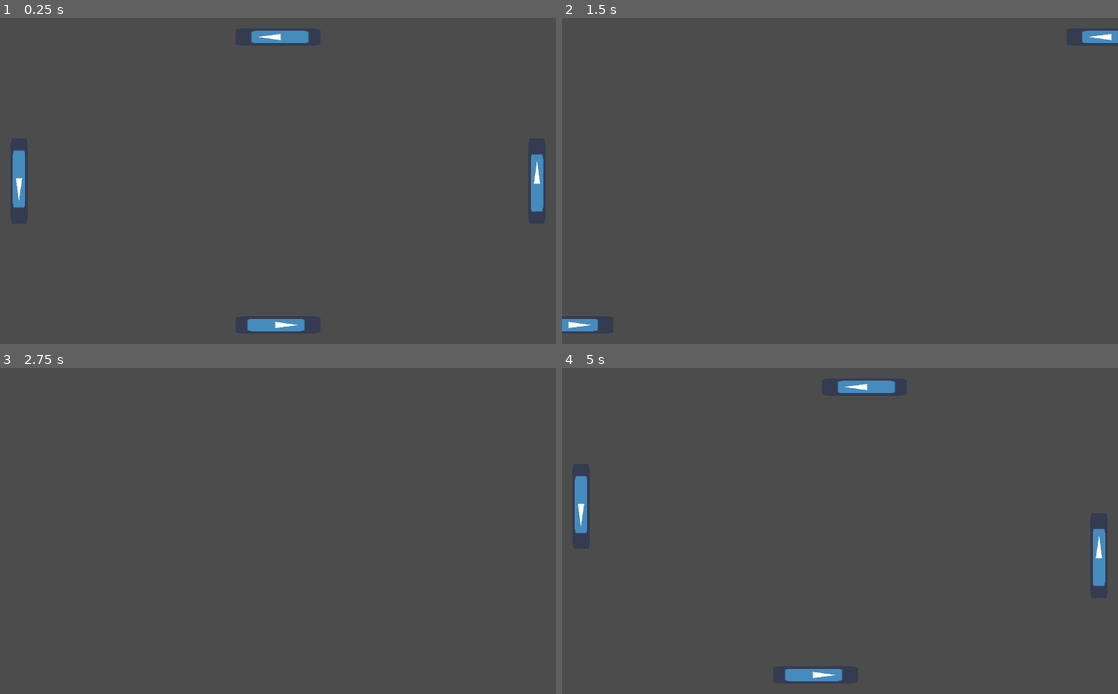
Above: before the commit, frames 1-4 (two rows, left to right).
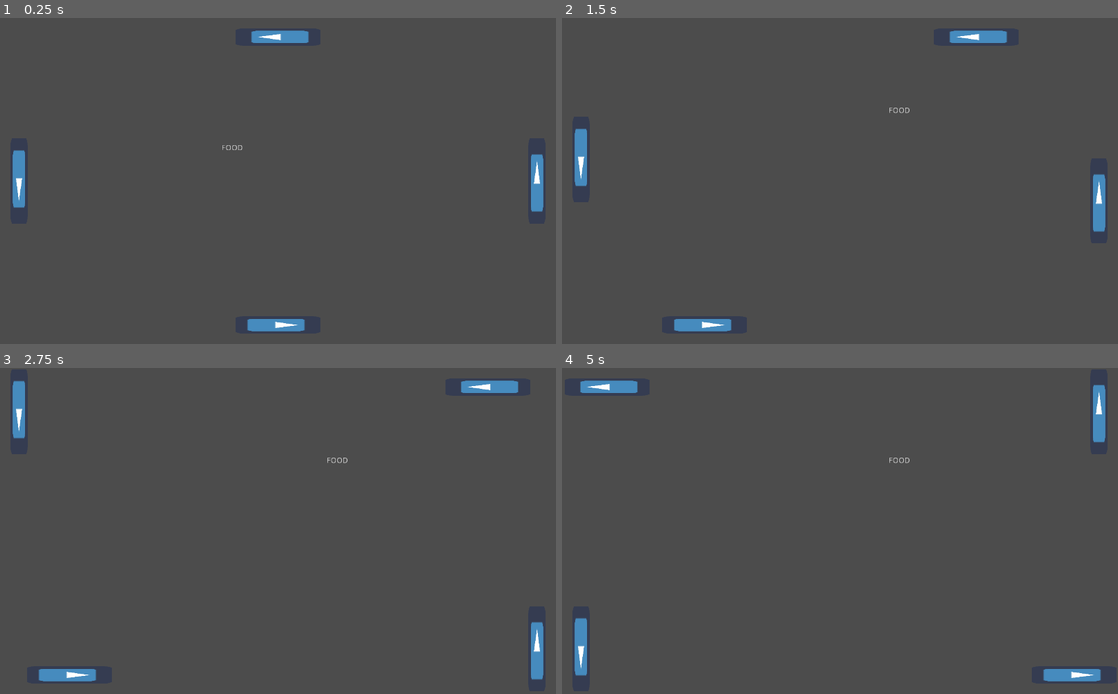
Above: after the commit, the same moments.

Repository: Dvdson/Nail-The-Game
Game: Godot game, scene res://Main/Level.tscn
Same seed, same stepped clock (60 frames per second), same inputs: the game is played once before the commit and once after it. Before the commit the project starts from res://Objects/Level.tscn. The engine's default icon, where the game draws it, is replaced by a stand-in: a white triangle on a blue panel in a dark square.
Inputs:
- Up to frame 1 (0.25 s): no input
- Up to frame 2 (1.5 s): hold D (button_right) 0.53-1.28 s; hold A (button_left) from 1.28 s (still down)
- Up to frame 3 (2.75 s): release A (button_left) at 2.03 s; hold D (button_right) from 2.03 s (still down)
- Up to frame 4 (5 s): tap Enter at 3.5 s; release D (button_right) at 3.53 s; hold A (button_left) from 3.53 s (still down)

The runs differ from the first frame. In frame 1, less than 0.1% of the frame differs, in the area x 40-44%, y 39-41%; in frame 2, 2.1%; in frame 3, 1.6%; in frame 4, 3.2%, in the area x 2-98%, y 3-97%.

Commit message:
Refolder, rename snake, food

Diff:
--- a/Snakenoid/Objects/Level.tscn
+++ b/Snakenoid/Main/Level.tscn
@@ -1,13 +1,14 @@
-[gd_scene load_steps=4 format=2]
+[gd_scene load_steps=5 format=2]
 
-[ext_resource path="res://Objects/Ball.tscn" type="PackedScene" id=1]
+[ext_resource path="res://Objects/Snake/Head.tscn" type="PackedScene" id=1]
 [ext_resource path="res://Objects/Platform.tscn" type="PackedScene" id=2]
 [ext_resource path="res://Objects/MapEdge.tscn" type="PackedScene" id=3]
+[ext_resource path="res://Objects/Food.tscn" type="PackedScene" id=4]
 
 [node name="Level" type="Node2D"]
 
 [node name="Node2D" parent="." instance=ExtResource( 1 )]
-position = Vector2( 120.917, 142.454 )
+position = Vector2( 354.679, 109.645 )
 
 [node name="Platform" parent="." instance=ExtResource( 2 )]
 position = Vector2( 1024, 300 )
@@ -45,3 +46,6 @@
 
 [node name="MapEdge4" parent="Edges" instance=ExtResource( 3 )]
 position = Vector2( 0, 0 )
+
+[node name="Food" parent="." instance=ExtResource( 4 )]
+position = Vector2( 426.321, 238.653 )
--- /dev/null
+++ b/Snakenoid/Objects/Food.gd
@@ -0,0 +1,10 @@
+extends Area2D
+
+func _on_Food_body_entered(body):
+	if body.get_collision_layer() == 8:
+		_respawn()
+
+func _respawn():
+	var x = rand_range(100, 800)
+	var y = rand_range(100,600)
+	position = Vector2(x, y)
--- /dev/null
+++ b/Snakenoid/Objects/Food.tscn
@@ -0,0 +1,23 @@
+[gd_scene load_steps=3 format=2]
+
+[ext_resource path="res://Objects/Food.gd" type="Script" id=1]
+
+[sub_resource type="CircleShape2D" id=1]
+radius = 27.864
+
+[node name="Food" type="Area2D"]
+collision_layer = 16
+collision_mask = 8
+script = ExtResource( 1 )
+
+[node name="CollisionShape2D" type="CollisionShape2D" parent="."]
+shape = SubResource( 1 )
+
+[node name="placeholder" type="Label" parent="."]
+margin_left = -17.623
+margin_top = -6.10025
+margin_right = 22.377
+margin_bottom = 7.89975
+text = "FOOD"
+align = 1
+[connection signal="body_entered" from="." to="." method="_on_Food_body_entered"]
--- a/Snakenoid/Objects/MapEdge.tscn
+++ b/Snakenoid/Objects/MapEdge.tscn
@@ -6,6 +6,7 @@
 [node name="MapEdge" type="StaticBody2D"]
 position = Vector2( 507.899, -10.6565 )
 collision_layer = 4
+collision_mask = 0
 
 [node name="CollisionShape2D" type="CollisionShape2D" parent="."]
 shape = SubResource( 1 )
--- a/Snakenoid/Objects/Platform.tscn
+++ b/Snakenoid/Objects/Platform.tscn
@@ -9,6 +9,7 @@
 
 [node name="Platform" type="KinematicBody2D"]
 collision_layer = 2
+collision_mask = 4
 script = ExtResource( 1 )
 
 [node name="icon" type="Sprite" parent="."]
--- a/Snakenoid/Objects/Ball.gd
+++ b/Snakenoid/Objects/Snake/Head.gd
@@ -2,7 +2,8 @@
 
 signal dead
 
-export var vel_module = 300
+#properties
+var vel_module = 300
 var direction = Vector2(0.3,1)#ball direction
 
 func _physics_process(delta):
--- a/Snakenoid/Objects/Ball.tscn
+++ b/Snakenoid/Objects/Snake/Head.tscn
@@ -1,11 +1,11 @@
 [gd_scene load_steps=3 format=2]
 
-[ext_resource path="res://Objects/Ball.gd" type="Script" id=1]
+[ext_resource path="res://Objects/Snake/Head.gd" type="Script" id=1]
 
 [sub_resource type="CircleShape2D" id=1]
 radius = 18.9777
 
-[node name="Node2D" type="KinematicBody2D"]
+[node name="Head" type="KinematicBody2D"]
 collision_layer = 8
 collision_mask = 6
 script = ExtResource( 1 )
--- a/Snakenoid/project.godot
+++ b/Snakenoid/project.godot
@@ -16,7 +16,7 @@
 [application]
 
 config/name="Snakenoid"
-run/main_scene="res://Objects/Level.tscn"
+run/main_scene="res://Main/Level.tscn"
 config/icon="res://icon.png"
 
 [display]
@@ -43,6 +43,7 @@
 2d_physics/layer_2="Platform"
 2d_physics/layer_3="Edge"
 2d_physics/layer_4="Ball"
+2d_physics/layer_5="Food"
 
 [rendering]
 
